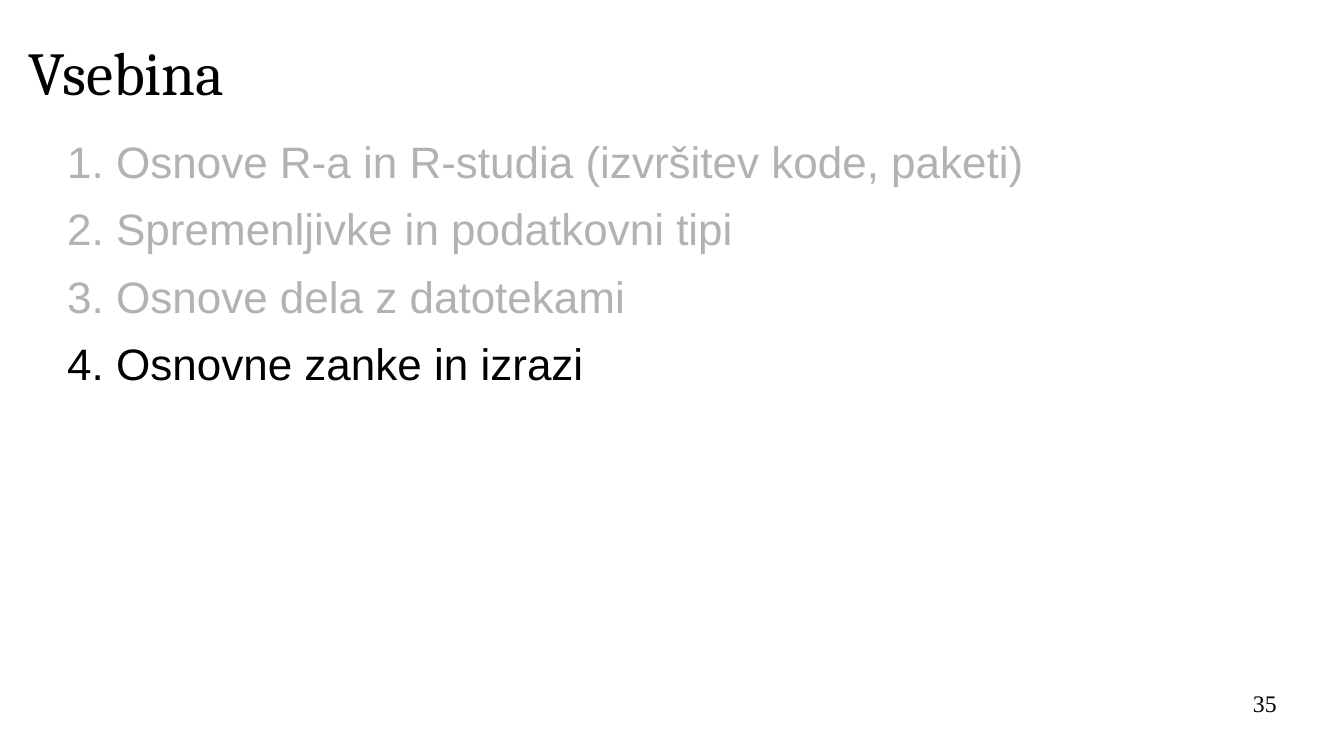
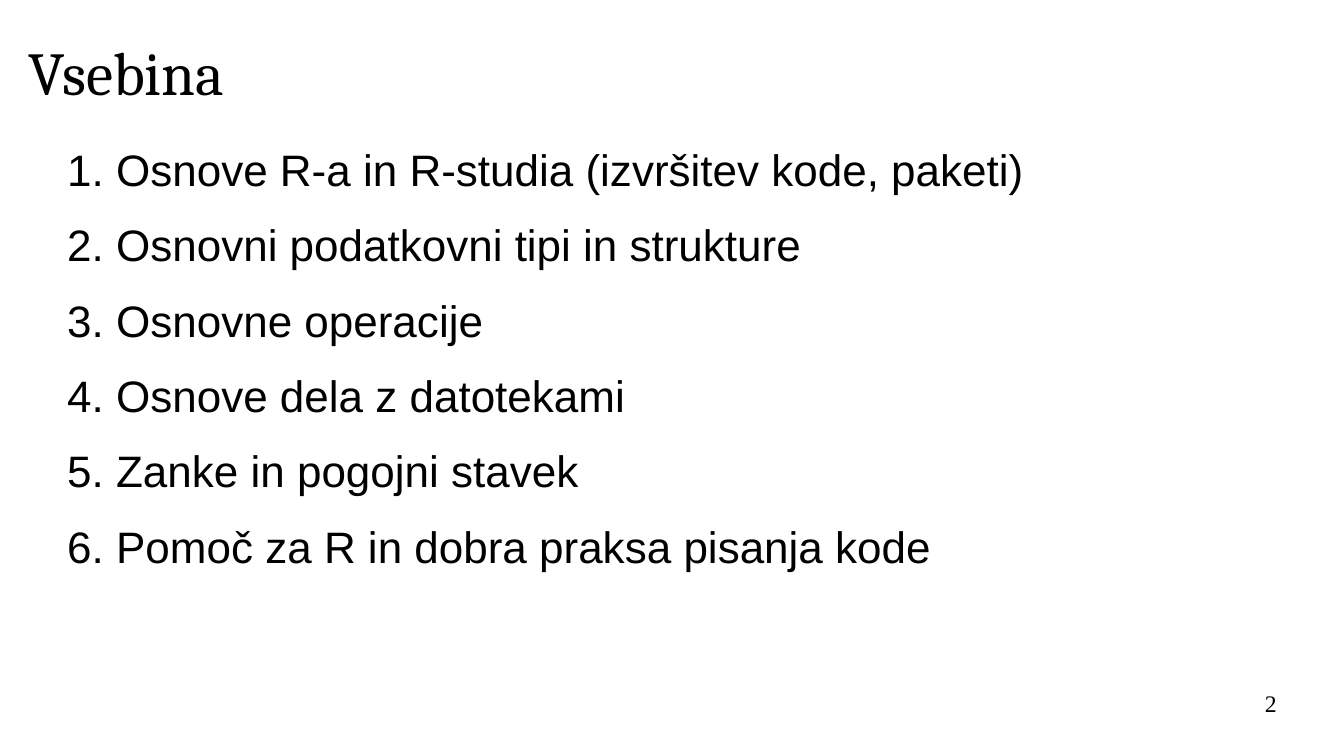
Before and after one commit to janaobsteter/R_tecaj, a slide deck: slide 2 of IT_Rtecaj.odp (slide 35 before the commit). Drawn at 1344x756 pixels with LibreOffice and Linux fonts; fonts in the diff are those of the drawing; background and template pictures are left out. Boxes give left, top, right and bottom in pixels: in the first picture for what was removed or moved away, otherwise in the second. Text is boxed around its words. In the diff, an @@ line names an element or a change of style, - is before the commit and + after.

```diff
--- a/IT_Rtecaj.odp
+++ b/IT_Rtecaj.odp
@@ text at (67, 154, 1023, 194): text colour #B2B2B2 to #000000 in "1. Osnove R-a in R-studia (izvršitev kode, ..."; line spacing 1 to 1.15 @@
@@ text at (67, 229, 930, 571): text changed; text colour #B2B2B2 to #000000 @@
-2. Spremenljivke in podatkovni tipi
-3. Osnove dela z datotekami
-4. Osnovne zanke in izrazi
+2. Osnovni podatkovni tipi in strukture
+3. Osnovne operacije
+4. Osnove dela z datotekami
+5. Zanke in pogojni stavek
+6. Pomoč za R in dobra praksa pisanja kode
@@ page number at (1265, 696, 1277, 712): text changed @@
-35
+2
```
Also in this commit, not shown: 29 other slides changed, 6 slides added.
